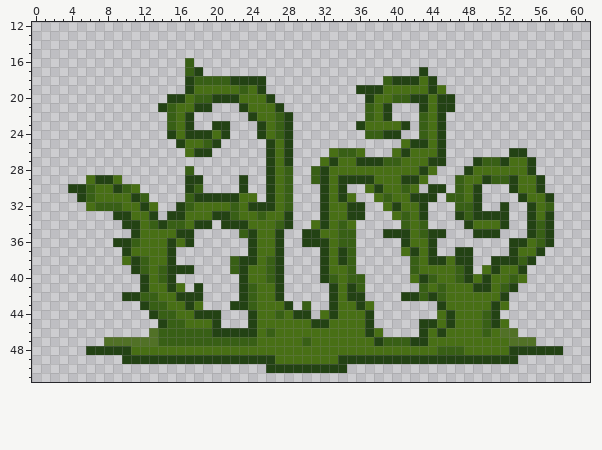
Pixel-art sprite, stored at assets/sprite/Spike.png. Above is the file before it was changed.
The file is 64x64 pixels. Shown: x 0..61, y 12..51.
The same view after the edit:
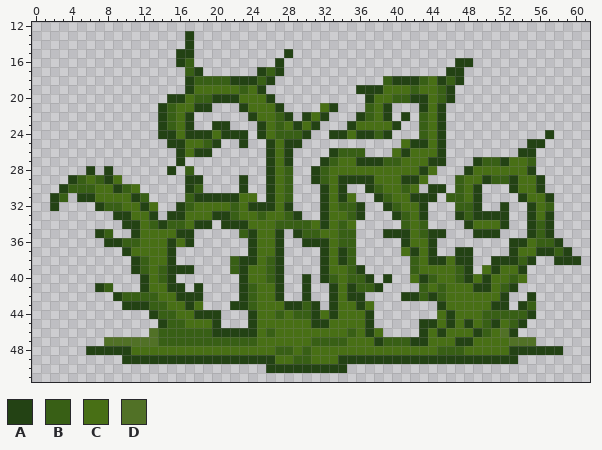
Palette (. is transparent): A #234214  B #385f15  C #486f15  D #517126
Diff:
Colour A is added in rows 13 to 14 at x 17; in row 15 at x 16 to 17 and 28; in row 16 at x 16, 27 and 47 to 48; in row 17 at x 25, 27 and 46 to 47; in row 18 at x 26, 45 and 47; in row 19 at x 46.
Colour A is added in row 21 at x 33; in row 22 at x 14, 30, 32, 36 and 41; in row 23 at x 14, 29, 31 and 35; in row 24 at x 14, 22 to 23, 30, 33 to 34, 36 and 57; in row 25 at x 15, 23, 29 and 55 to 56; in row 26 at x 16 and 55.
Colour A is added in row 27 at x 16; in row 28 at x 6, 8 and 15; in row 29 at x 4; in row 30 at x 3; in rows 31 to 32 at x 2; in row 33 at x 29.
Colour A is added in row 35 at x 7 and 29; in row 36 at x 8 and 58; in row 37 at x 57 and 59; in row 38 at x 58 to 60; in row 39 at x 36; in row 40 at x 30, 37 and 39.
Colour A is added in row 41 at x 7, 30 and 38; in row 42 at x 9, 30 and 55; in row 43 at x 10 to 11, 29, 31 and 54; in row 44 at x 31 and 55; in row 45 at x 54.
Colour A replaces colour B in row 24 at x 37; in rows 28 to 29 at x 31; in row 31 at x 6; in row 32 at x 7 and 28.
Colour A replaces colour C in row 23 at x 40; in row 26 at x 33; in row 27 at x 32; in row 30 at x 37; in row 31 at x 38; in row 32 at x 39.
Colour A replaces colour C in row 33 at x 40; in row 41 at x 16; in row 43 at x 52; in row 45 at x 48; in row 46 at x 49; in row 47 at x 47 to 48.
Colour A replaces colour D in row 46 at x 53.
Colour B is added in row 17 at x 26; in row 18 at x 46; in row 24 at x 29; in row 29 at x 5; in row 31 at x 3; in row 34 at x 29 to 30.
Colour B is added in row 35 at x 8; in row 37 at x 58; in row 41 at x 8 and 37; in row 43 at x 55; in row 44 at x 52 to 54; in row 45 at x 53.
Colour B replaces colour A in row 18 at x 25; in row 20 at x 45; in row 24 at x 28; in row 27 at x 33 and 55; in row 28 at x 32; in row 29 at x 7 and 32.
Colour B replaces colour A in row 30 at x 4 to 5 and 38; in row 32 at x 35 and 40; in row 33 at x 28 and 35; in row 34 at x 28; in row 35 at x 30 to 31; in row 36 at x 10 and 57.
Colour B replaces colour A in row 42 at x 10 to 11; in row 44 at x 29 to 30 and 51.
Colour B replaces colour C in row 18 at x 43; in row 19 at x 42 and 45; in row 26 at x 36; in row 32 at x 34; in row 46 at x 35; in row 47 at x 31 to 34.
Colour B replaces colour C in row 48 at x 27 to 28 and 30; in row 49 at x 29 to 30.
Colour C is added in row 21 at x 32; in row 22 at x 31; in row 23 at x 30; in row 24 at x 35.
Colour C replaces colour A in rows 18 to 19 at x 44; in row 23 at x 28 and 36.
Colour C replaces colour B in row 47 at x 30.
Colour A is gone in row 17 at x 43; in row 21 at x 46; in row 23 at x 41; in row 24 at x 40; in row 26 at x 53.
Colour C is gone in row 32 at x 6; in row 38 at x 10.
